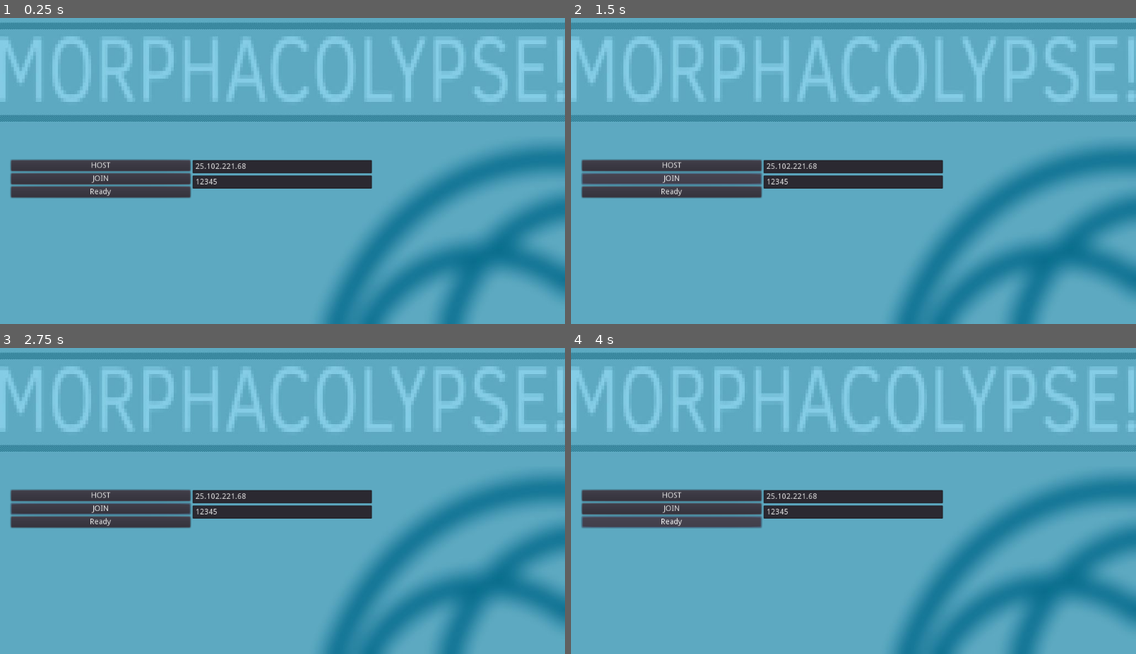
Above: before the commit, frames 1-4 (two rows, left to right).
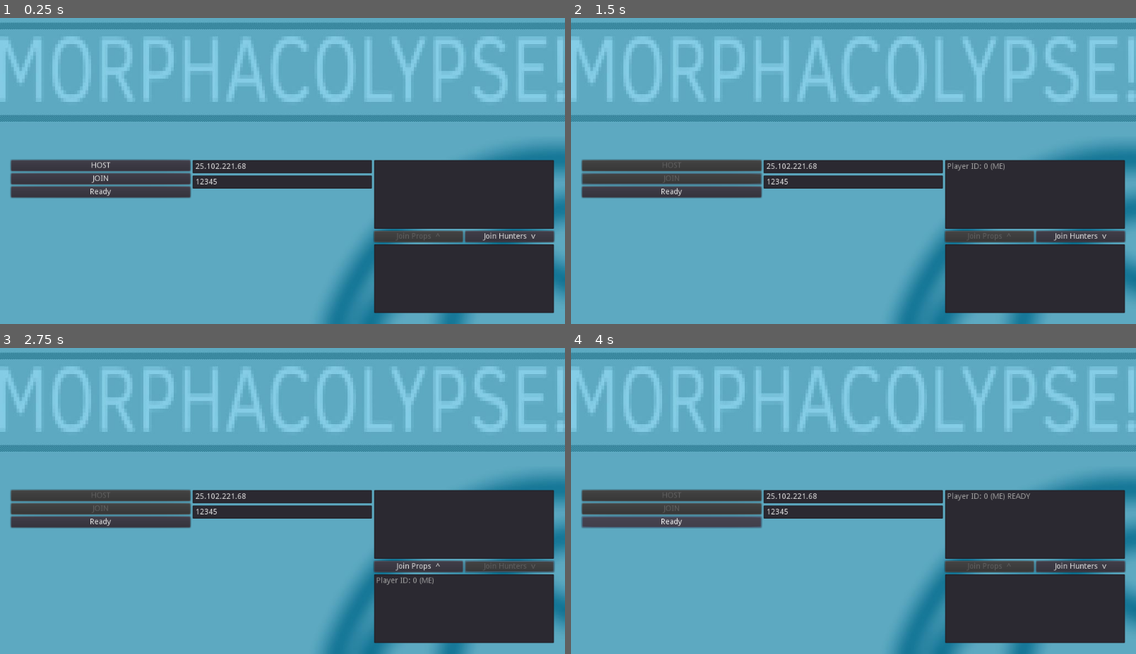
Above: after the commit, the same moments.

Repository: VincentRagusa/shiftingFan
Game: Godot game, scene res://Scenes/Main.tscn
Same seed, same stepped clock (60 frames per second), same inputs: the game is played once before the commit and once after it.
Inputs (mouse positions are in pixels of both pictures, inside the frame that each line leads up to):
- Up to frame 1 (0.25 s): no input
- Up to frame 2 (1.5 s): click "HOST" at 0.5 s; click (672, 180) at 1.25 s, where only the run before the commit has a clickable "JOIN"
- Up to frame 3 (2.75 s): click (508, 565) at 2 s, where only the run after the commit has a clickable "Join Hunters v"
- Up to frame 4 (4 s): click (989, 565) at 2.75 s, where only the run after the commit has a clickable "Join Props ^"; click "Ready" at 3.5 s

The runs differ from the first frame. In frame 1, 16% of the frame differs, in the area x 66-99%, y 46-97%; in frame 2, 16%; in frame 3, 16%, in the area x 2-99%, y 46-97%; in frame 4, 16%.

Commit message:
Added roles to the lobby
Now when a player joins the server they are assigned a role.
Players can switch between the prop and hunter role.
Lobby.gd stores the roles of each player.
Player roles are accessable during the pre_configure stage which will allow for divergent behavior depending on roles, such as assigning diferent roles diferent player scenes and diferent gameplay mechanics.

Diff:
--- a/Scenes/Main.tscn
+++ b/Scenes/Main.tscn
@@ -3,7 +3,7 @@
 [ext_resource path="res://scripts/JoinButton.gd" type="Script" id=1]
 [ext_resource path="res://scripts/HostButton.gd" type="Script" id=2]
 [ext_resource path="res://sprites/titlescreen.jpg" type="Texture" id=3]
-[ext_resource path="res://scripts/LobbyText.gd" type="Script" id=4]
+[ext_resource path="res://scripts/LobbyUI.gd" type="Script" id=4]
 [ext_resource path="res://scripts/Ready.gd" type="Script" id=5]
 
 [node name="Main" type="Node"]
@@ -90,7 +90,7 @@
 margin_bottom = 52.0
 text = "12345"
 
-[node name="LobbyText" type="Label" parent="Menu/VBoxContainer/HBoxContainer"]
+[node name="LobbyItems" type="VBoxContainer" parent="Menu/VBoxContainer/HBoxContainer"]
 margin_left = 658.0
 margin_right = 984.0
 margin_bottom = 278.0
@@ -98,6 +98,43 @@
 size_flags_vertical = 3
 script = ExtResource( 4 )
 
+[node name="Props" type="ItemList" parent="Menu/VBoxContainer/HBoxContainer/LobbyItems"]
+margin_right = 326.0
+margin_bottom = 125.0
+size_flags_horizontal = 3
+size_flags_vertical = 3
+
+[node name="RoleChoices" type="HBoxContainer" parent="Menu/VBoxContainer/HBoxContainer/LobbyItems"]
+margin_top = 129.0
+margin_right = 326.0
+margin_bottom = 149.0
+size_flags_horizontal = 3
+
+[node name="Prop" type="Button" parent="Menu/VBoxContainer/HBoxContainer/LobbyItems/RoleChoices"]
+margin_right = 161.0
+margin_bottom = 20.0
+size_flags_horizontal = 3
+size_flags_vertical = 3
+disabled = true
+text = "Join Props  ^"
+
+[node name="Hunter" type="Button" parent="Menu/VBoxContainer/HBoxContainer/LobbyItems/RoleChoices"]
+margin_left = 165.0
+margin_right = 326.0
+margin_bottom = 20.0
+size_flags_horizontal = 3
+size_flags_vertical = 3
+text = "Join Hunters  v"
+
+[node name="Hunters" type="ItemList" parent="Menu/VBoxContainer/HBoxContainer/LobbyItems"]
+margin_top = 153.0
+margin_right = 326.0
+margin_bottom = 278.0
+size_flags_horizontal = 3
+size_flags_vertical = 3
+
 [connection signal="pressed" from="Menu/VBoxContainer/HBoxContainer/VBoxContainer/Host" to="Menu/VBoxContainer/HBoxContainer/VBoxContainer/Host" method="_on_Host_pressed"]
 [connection signal="pressed" from="Menu/VBoxContainer/HBoxContainer/VBoxContainer/Join" to="Menu/VBoxContainer/HBoxContainer/VBoxContainer/Join" method="_on_Join_pressed"]
 [connection signal="pressed" from="Menu/VBoxContainer/HBoxContainer/VBoxContainer/Ready" to="Menu/VBoxContainer/HBoxContainer/VBoxContainer/Ready" method="_on_Ready_pressed"]
+[connection signal="pressed" from="Menu/VBoxContainer/HBoxContainer/LobbyItems/RoleChoices/Prop" to="Menu/VBoxContainer/HBoxContainer/LobbyItems" method="_on_Prop_pressed"]
+[connection signal="pressed" from="Menu/VBoxContainer/HBoxContainer/LobbyItems/RoleChoices/Hunter" to="Menu/VBoxContainer/HBoxContainer/LobbyItems" method="_on_Hunter_pressed"]
--- a/scripts/HostButton.gd
+++ b/scripts/HostButton.gd
@@ -9,3 +9,14 @@
 	var peer = NetworkedMultiplayerENet.new()
 	peer.create_server(SERVER_PORT, MAX_PLAYERS)
 	get_tree().network_peer = peer
+
+	self.disabled = true
+	get_node("../Join").disabled = true
+
+	Signals.emit_signal(
+		"lobbyUIupdate",
+		Lobby.player_info,
+		Lobby.ready_players,
+		Lobby.player_roles,
+		Lobby.selfReady,
+		Lobby.selfRole)
--- a/scripts/JoinButton.gd
+++ b/scripts/JoinButton.gd
@@ -1,6 +1,7 @@
 extends Button
 
 onready var menu = get_node("/root/Main/Menu")
+
 
 func _on_Join_pressed():
 
@@ -10,3 +11,7 @@
 	var peer = NetworkedMultiplayerENet.new()
 	peer.create_client(SERVER_IP, SERVER_PORT)
 	get_tree().network_peer = peer
+
+	#these buttons will unlock if the server join request times out (Lobby.gd)
+	self.disabled = true
+	get_node("../Host").disabled = true
--- a/scripts/Lobby.gd
+++ b/scripts/Lobby.gd
@@ -5,6 +5,8 @@
 var my_info = { name = "Johnson Magenta", favorite_color = Color8(255, 0, 255) }
 var ready_players = {}
 var done_players = {}
+var player_roles = {}
+var selfRole = 0 #TODO makes this an enum: 0 = prop, 1 = hunter.
 var selfReady = false
 var selfDone = false
 
@@ -16,13 +18,13 @@
 	get_tree().connect("server_disconnected", self, "_server_disconnected")
 
 	Signals.connect("lobbyToggleReady", self, "_handle_toggle_ready")
-
+	Signals.connect("lobbyChangeRole", self, "_handle_role_change")
 
 func _player_connected(id):
 	#rpc_id is called every time someone joins, and is called by every client
 	#this means that every existing client will send their info to the new client
 	#since the connecting client can't call an rpc on their own ID that instance is not handled
-	rpc_id(id,"register_player", my_info)
+	rpc_id(id,"register_player", my_info,selfReady,selfRole)
 	print(id," network_peer_connected")
 
 
@@ -31,7 +33,14 @@
 	ready_players.erase(id)
 	done_players.erase(id)
 	print(id," network_peer_disconnected")
-	Signals.emit_signal("lobbyUIupdate",player_info,ready_players)
+
+	Signals.emit_signal(
+		"lobbyUIupdate",
+		Lobby.player_info,
+		Lobby.ready_players,
+		Lobby.player_roles,
+		Lobby.selfReady,
+		Lobby.selfRole)
 
 
 func _connected_ok():
@@ -43,21 +52,49 @@
 
 
 func _connected_fail():
+	get_node("/root/Main/Menu/VBoxContainer/HBoxContainer/VBoxContainer/Join").disabled = false
+	get_node("/root/Main/Menu/VBoxContainer/HBoxContainer/VBoxContainer/Host").disabled = false
 	print("connection_failed")
 
 
-remote func register_player(info):
+remote func register_player(info,ready,role):
 	var id = get_tree().get_rpc_sender_id()
 	player_info[id] = info
-	ready_players[id] = false #ready system is bugged if player x is ready and player y joins after
+	ready_players[id] = ready
 	done_players[id] = false
-	Signals.emit_signal("lobbyUIupdate",player_info,ready_players)
+	player_roles[id] = role
+
+	Signals.emit_signal(
+		"lobbyUIupdate",
+		Lobby.player_info,
+		Lobby.ready_players,
+		Lobby.player_roles,
+		Lobby.selfReady,
+		Lobby.selfRole)
 
 func _handle_toggle_ready():
 	print("Changing ready status to ", not selfReady)
 	selfReady = not selfReady
-	rpc("toggle_ready_player")
+	Signals.emit_signal(
+		"lobbyUIupdate",
+		Lobby.player_info,
+		Lobby.ready_players,
+		Lobby.player_roles,
+		Lobby.selfReady,
+		Lobby.selfRole)
+	rpc("_updatePlayerStatus",selfReady,selfRole)
 	checkAllReady()
+
+func _handle_role_change(newRole):
+	selfRole = newRole
+	Signals.emit_signal(
+		"lobbyUIupdate",
+		Lobby.player_info,
+		Lobby.ready_players,
+		Lobby.player_roles,
+		Lobby.selfReady,
+		Lobby.selfRole)
+	rpc("_updatePlayerStatus",selfReady,selfRole)
 
 func checkAllReady():
 	if get_tree().is_network_server():
@@ -70,11 +107,19 @@
 			#calls everyone, but is only called by server, and only when last guy readies up
 			rpc("pre_configure_game")
 
-remote func toggle_ready_player():
+remote func _updatePlayerStatus(ready,role):
 	var id = get_tree().get_rpc_sender_id()
-	print("Changing ready status of ", id, " to ", not ready_players[id])
-	ready_players[id] = not ready_players[id]
-	Signals.emit_signal("lobbyUIupdate",player_info,ready_players)
+	print("Changing ready status of ", id, " to ", ready)
+	ready_players[id] = ready
+	print("Changing role of ", id, " to ", role)
+	player_roles[id] = role
+	Signals.emit_signal(
+		"lobbyUIupdate",
+		Lobby.player_info,
+		Lobby.ready_players,
+		Lobby.player_roles,
+		Lobby.selfReady,
+		Lobby.selfRole)
 	checkAllReady()
 
 remotesync func pre_configure_game():
--- a/scripts/LobbyText.gd
+++ /dev/null
@@ -1,15 +0,0 @@
-extends Label
-
-
-
-func _ready():
-	Signals.connect("lobbyUIupdate",self,"_updateLobbyUI")
-
-
-
-
-func _updateLobbyUI(data,ready):
-	var updateString = ""
-	for key in data:
-		updateString += "Player ID: " + str(key) + " " + ("READY" if ready[key] else "") + "\n"
-	self.text = updateString
--- /dev/null
+++ b/scripts/LobbyUI.gd
@@ -0,0 +1,44 @@
+extends VBoxContainer
+
+onready var propList = $Props
+onready var hunterList = $Hunters
+onready var propButton = $RoleChoices/Prop
+onready var hunterButton = $RoleChoices/Hunter
+
+func _ready():
+	Signals.connect("lobbyUIupdate",self,"_updateLobbyUI")
+
+
+
+
+func _updateLobbyUI(data,ready,role,selfReady,selfRole):
+	propList.clear()
+	hunterList.clear()
+
+	#add yourself
+	var myID = get_tree().get_network_unique_id()
+	var playerString = "Player ID: " + str(myID) + " (ME) " + ("READY" if selfReady else "")
+	if selfRole == 0:
+		propList.add_item(playerString)
+	else:
+		hunterList.add_item(playerString)
+
+	#add other players
+	for key in data:
+		playerString = "Player ID: " + str(key) + " " + ("READY" if ready[key] else "")
+		if role[key] == 0:
+			propList.add_item(playerString)
+		else:
+			hunterList.add_item(playerString)
+
+
+func _on_Prop_pressed():
+	Signals.emit_signal("lobbyChangeRole",0)
+	propButton.disabled = true
+	hunterButton.disabled = false
+
+
+func _on_Hunter_pressed():
+	Signals.emit_signal("lobbyChangeRole",1)
+	propButton.disabled = false
+	hunterButton.disabled = true
--- a/scripts/Signals.gd
+++ b/scripts/Signals.gd
@@ -1,5 +1,6 @@
 extends Node
 
 
-signal lobbyUIupdate(playerData)
+signal lobbyUIupdate(player_info,ready_players,player_roles,selfReady,selfRole)
 signal lobbyToggleReady()
+signal lobbyChangeRole(newRole)
